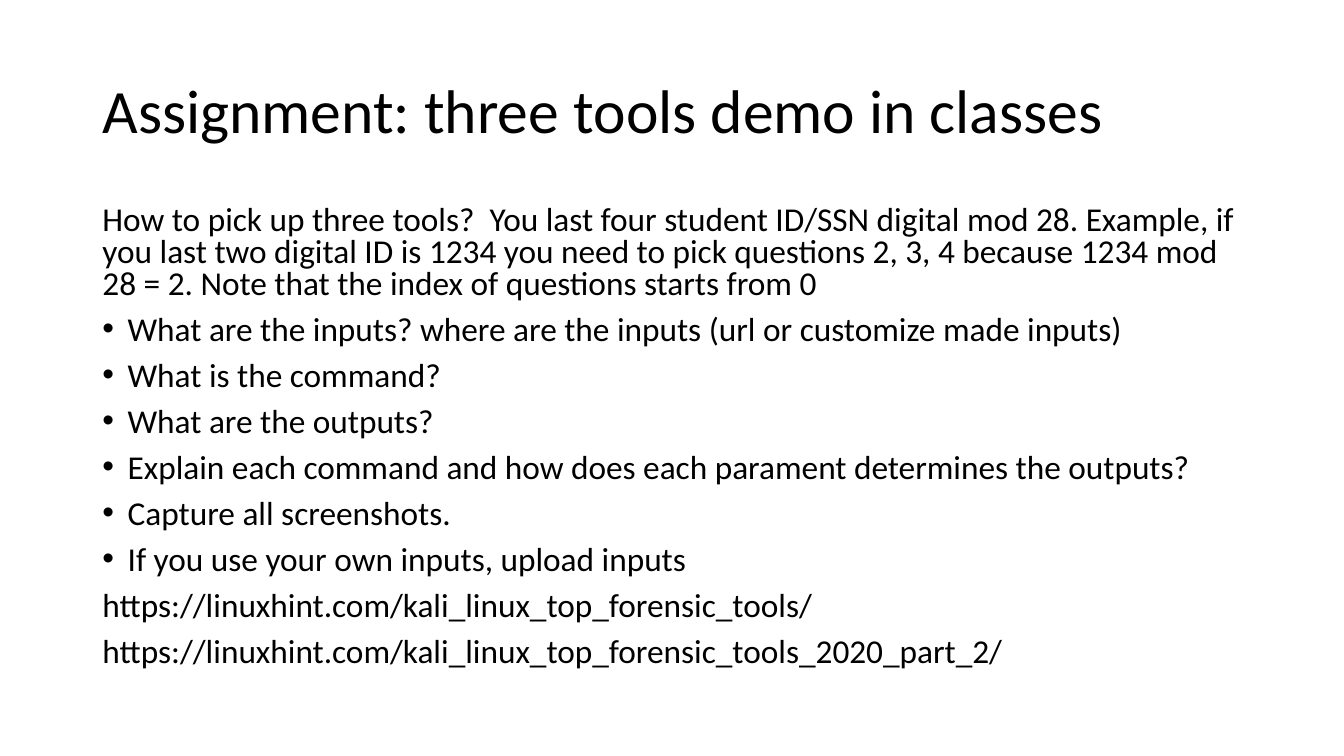
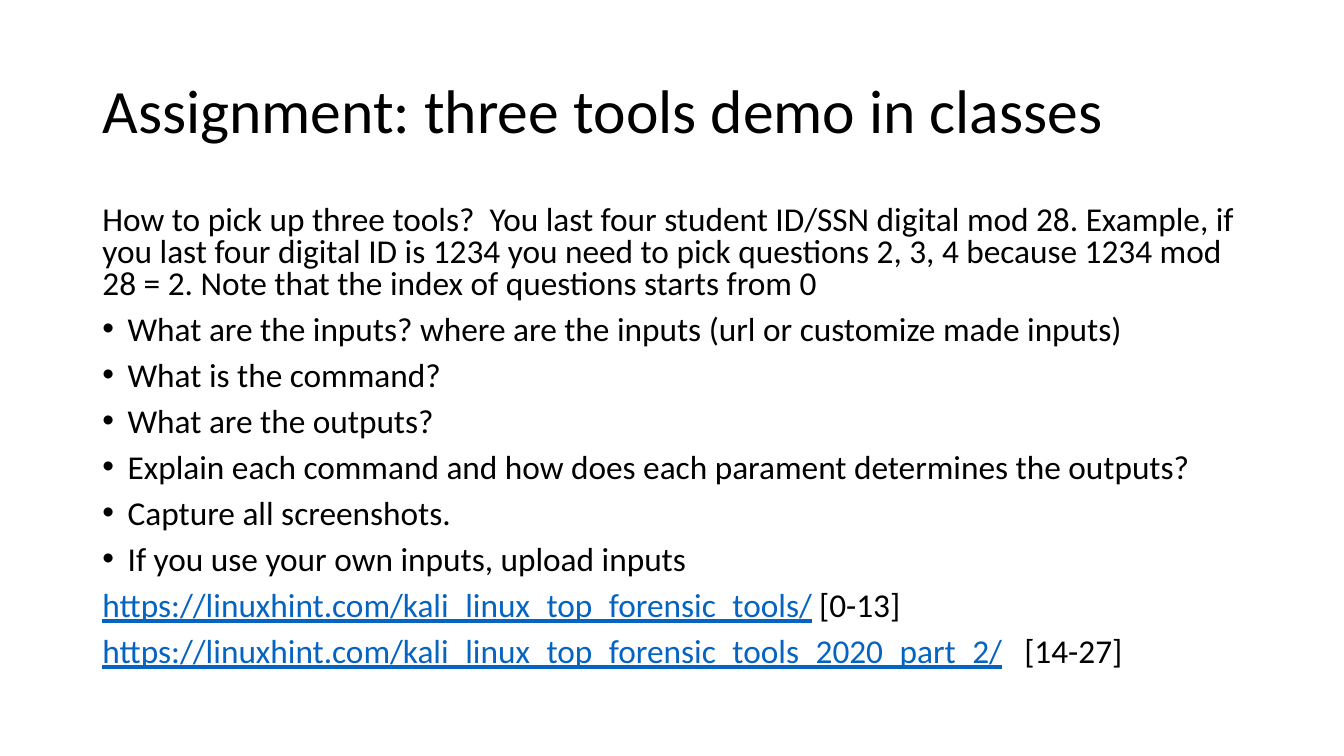
Before and after one commit to frankwxu/digital-forensics-lab, a slide deck: slide 9 of Basic_Computer_Skills_for_Forensics/6_Sleuth_Kit_Tutorial.pptx. Drawn at 1344x756 pixels with LibreOffice and Linux fonts; fonts in the diff are those of the drawing; background and template pictures are left out. Boxes give left, top, right and bottom in pixels: in the first picture for what was removed or moved away, otherwise in the second. Text is boxed around its words. In the diff, an @@ line names an element or a change of style, - is before the commit and + after.

```diff
--- a/Basic_Computer_Skills_for_Forensics/6_Sleuth_Kit_Tutorial.pptx
+++ b/Basic_Computer_Skills_for_Forensics/6_Sleuth_Kit_Tutorial.pptx
@@ text at [102, 208, 1234, 301]: text changed @@
-How to pick up three tools? You last four student ID/SSN digital mod 28. Example, if you last two digital ID is 1234 you need to pick questions 2, 3, 4 because 1234 mod 28 = 2. Note that the index of questions starts from 0
+How to pick up three tools? You last four student ID/SSN digital mod 28. Example, if you last four digital ID is 1234 you need to pick questions 2, 3, 4 because 1234 mod 28 = 2. Note that the index of questions starts from 0
@@ text at [102, 593, 1122, 669]: text changed; text colour #000000 to #0563C1 @@
-https://linuxhint.com/kali_linux_top_forensic_tools/
-https://linuxhint.com/kali_linux_top_forensic_tools_2020_part_2/
+https://linuxhint.com/kali_linux_top_forensic_tools/ [0-13]
+https://linuxhint.com/kali_linux_top_forensic_tools_2020_part_2/ [14-27]
```
Also in this commit, not shown: 5 other files.
